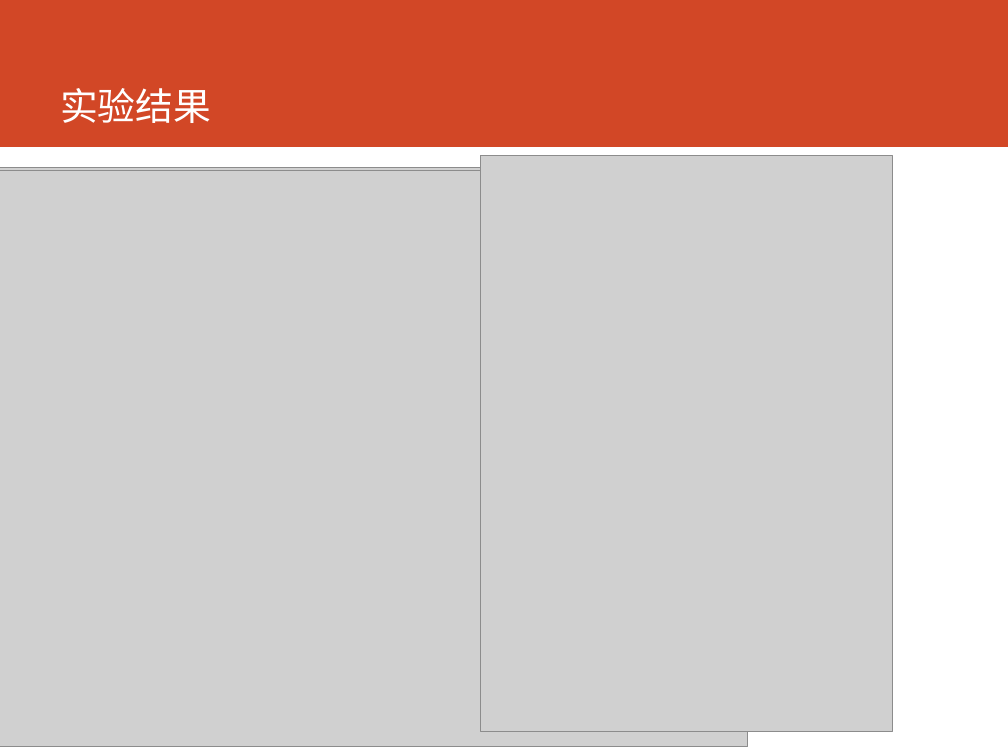
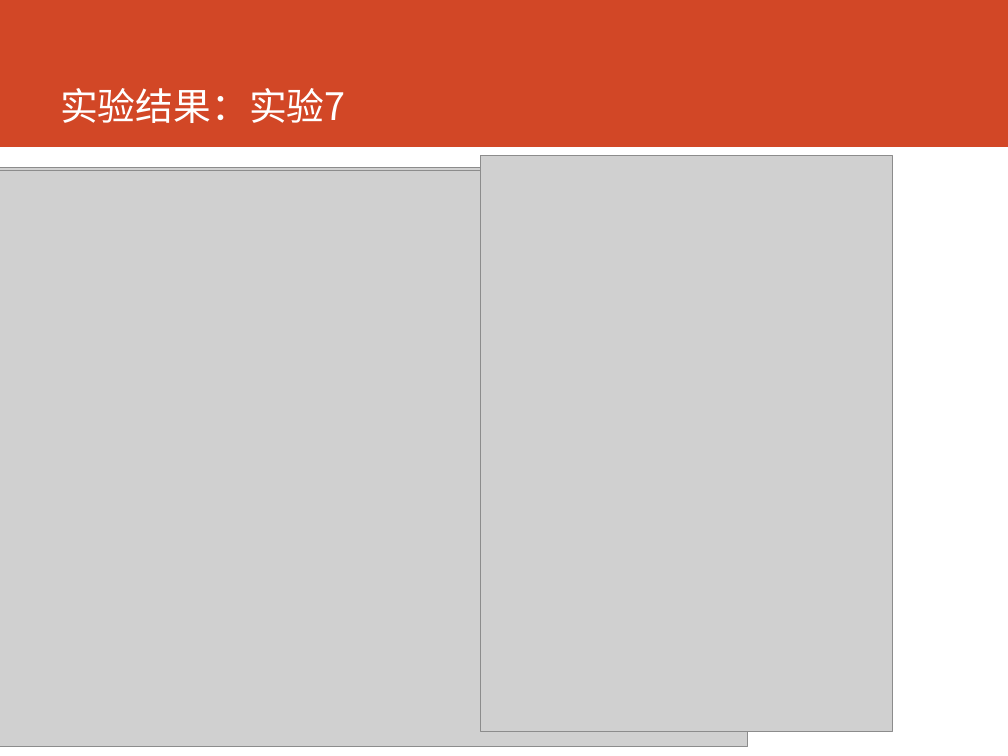
Before and after one commit to cartosquare/graduation-thesis-defenses, a slide deck: slide 17 of 基于形状语义和增强学习的建筑.pptx (slide 16 before the commit). Drawn at 1008x756 pixels with LibreOffice and Linux fonts; fonts in the diff are those of the drawing; grey boxes stand for pictures. Boxes give left, top, right and bottom in pixels: in the first picture for what was removed or moved away, otherwise in the second. Text is boxed around its words. In the diff, an @@ line names an element or a change of style, - is before the commit and + after.

```diff
--- a/基于形状语义和增强学习的建筑.pptx
+++ b/基于形状语义和增强学习的建筑.pptx
@@ title at (60, 88, 346, 123): text changed @@
-实验结果
+实验结果：实验7
```
Also in this commit, not shown: 15 other slides changed, 2 slides added.
